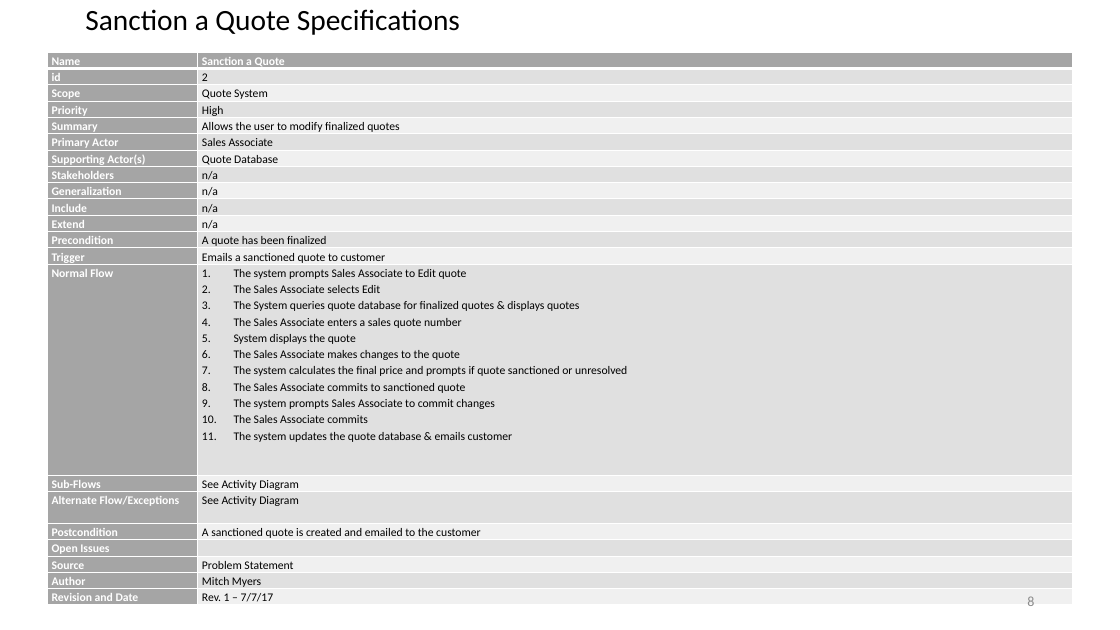
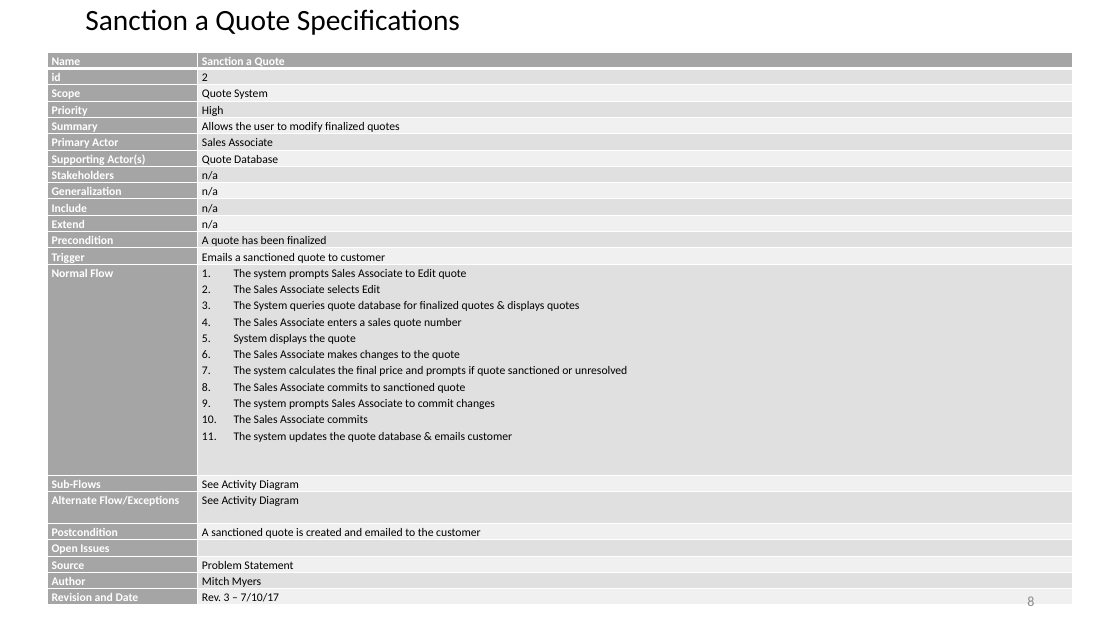
Before and after one commit to JohnAyling1979/CSCI, a slide deck: slide 8 of Use Case Presentation/Use Case Presentation.pptx. Drawn at 1120x630 pixels with LibreOffice and Linux fonts; fonts in the diff are those of the drawing. Boxes give left, top, right and bottom in pixels: in the first picture for what was removed or moved away, otherwise in the second. Text is boxed around its words. In the diff, an @@ line names an element or a change of style, - is before the commit and + after.

```diff
--- a/Use Case Presentation/Use Case Presentation.pptx
+++ b/Use Case Presentation/Use Case Presentation.pptx
@@ table at <box>47,52,1073,609</box> @@
-row 21, column 2: Rev. 1 – 7/7/17
+row 21, column 2: Rev. 3 – 7/10/17
```
Also in this commit, not shown: 1 other slide changed, 1 other file.
